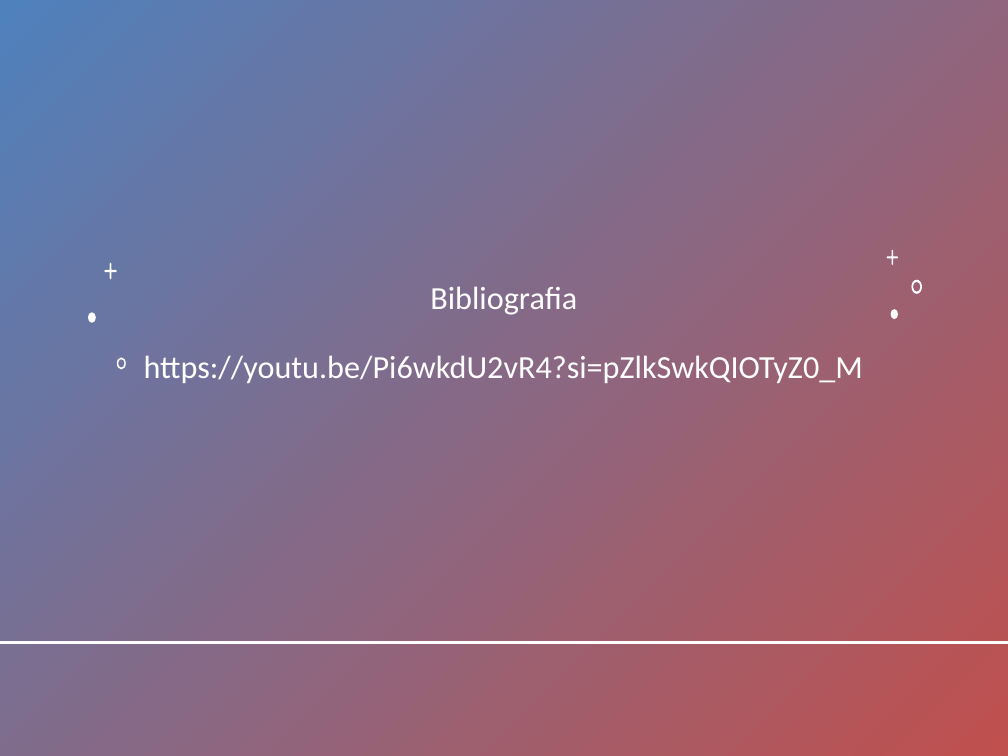
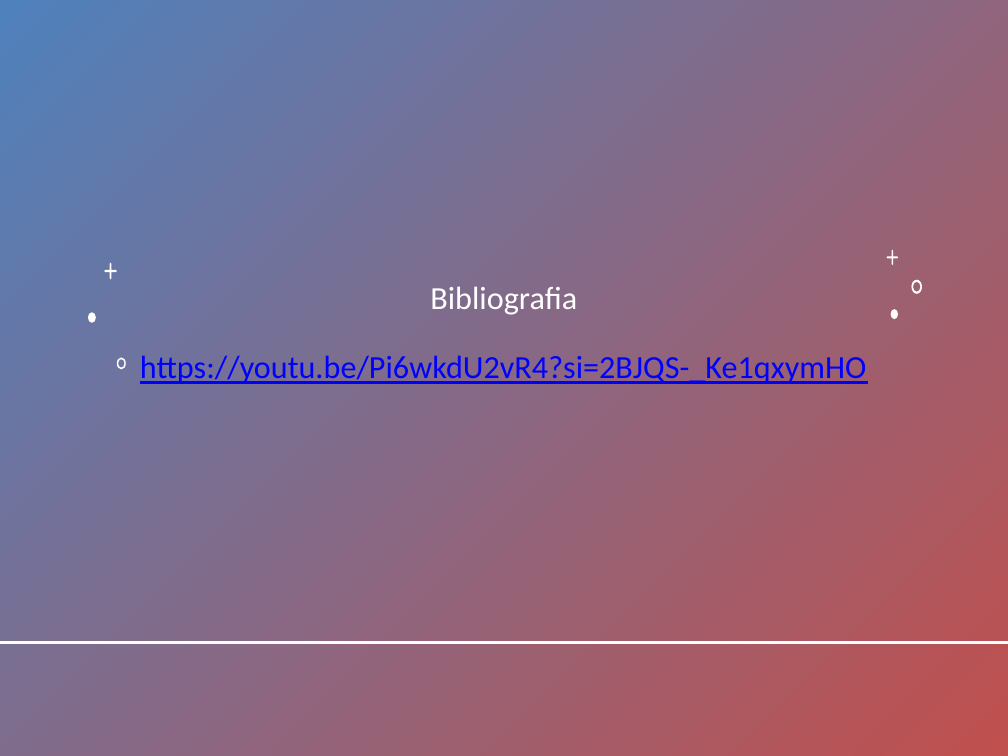
Before and after one commit to Gaguizinho/Ajax-Fetch-Api, a slide deck: slide 10 of Tutorial_Consulta_CEP_AJAX.pptx. Drawn at 1008x756 pixels with LibreOffice and Linux fonts; fonts in the diff are those of the drawing. Boxes give left, top, right and bottom in pixels: in the first picture for what was removed or moved away, otherwise in the second. Text is boxed around its words. In the diff, an @@ line names an element or a change of style, - is before the commit and + after.

```diff
--- a/Tutorial_Consulta_CEP_AJAX.pptx
+++ b/Tutorial_Consulta_CEP_AJAX.pptx
@@ title at [140, 286, 867, 384]: text changed; text colour #FFFFFF to #0000FF @@
-Bibliografia
-https://youtu.be/Pi6wkdU2vR4?si=pZlkSwkQIOTyZ0_M
+Bibliografia
+https://youtu.be/Pi6wkdU2vR4?si=2BJQS-_Ke1qxymHO
```
Also in this commit, not shown: 1 other slide changed.
